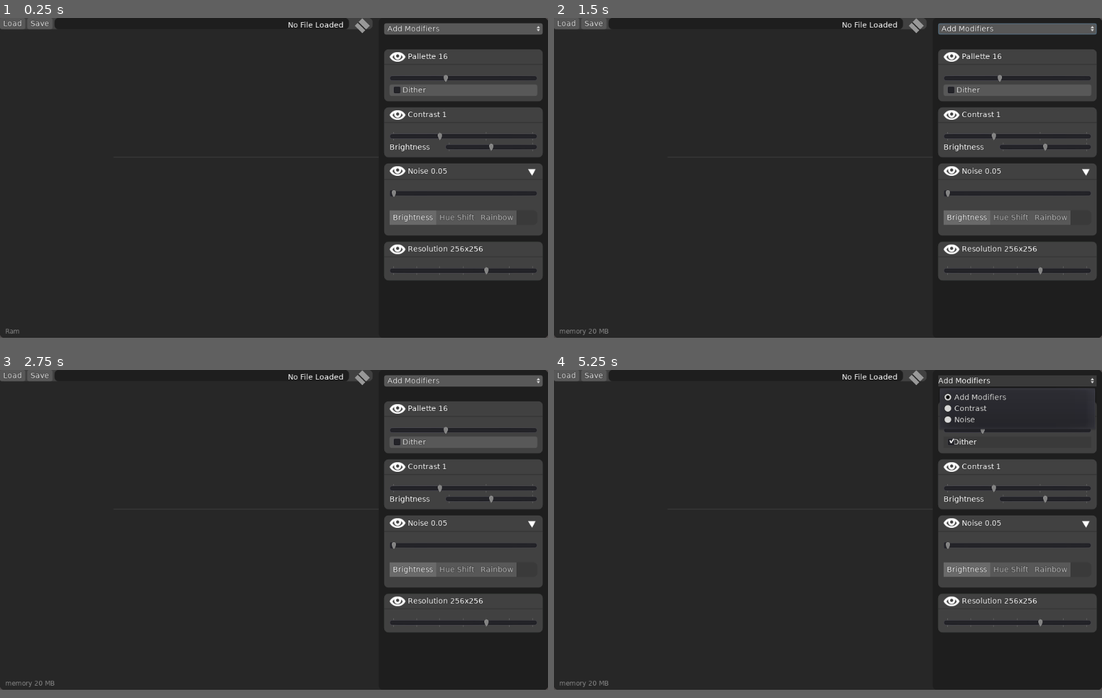
Above: before the commit, frames 1-4 (two rows, left to right).
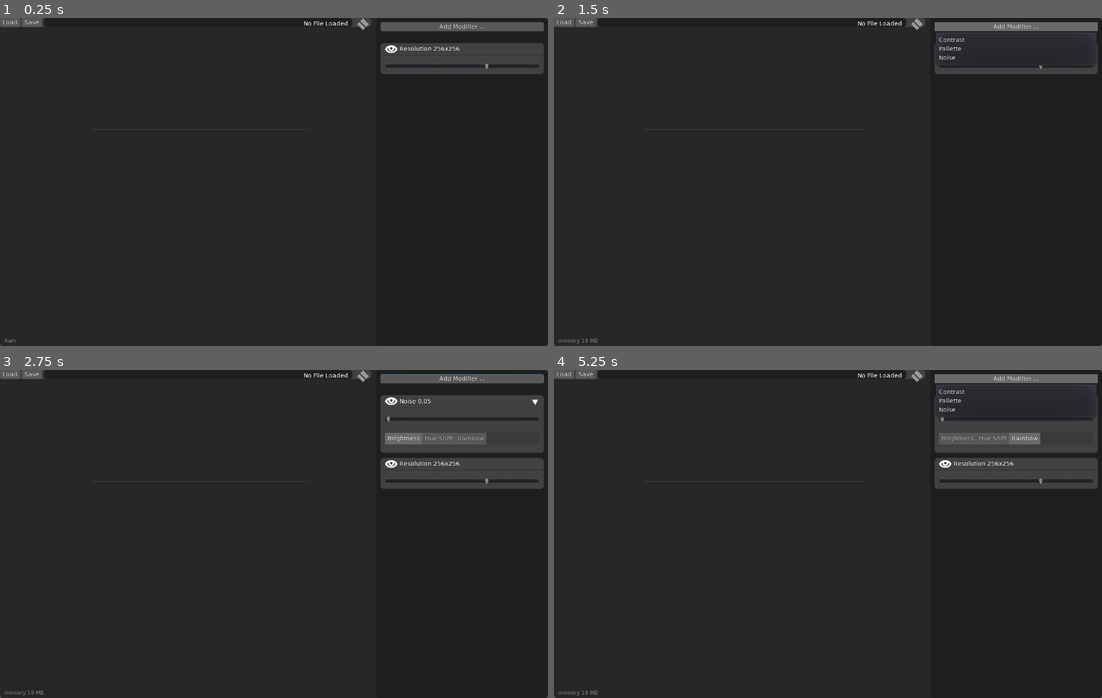
Above: after the commit, the same moments.

Repository: jackaperkins/texrex
Game: Godot game, scene res://main.tscn
The game is run twice, just before and just after one commit, with the same random seed, the same clock (stepped at 60 frames per second) and the same inputs.
Inputs (mouse positions are in pixels of both pictures, inside the frame that each line leads up to):
- Up to frame 1 (0.25 s): no input
- Up to frame 2 (1.5 s): click (1019, 27) at 0.5 s, where only the run before the commit has a clickable "Add Modifiers"; click (1014, 27) at 1.25 s, where only the run after the commit has a clickable "Add Modifier ..."
- Up to frame 3 (2.75 s): click (465, 409) at 2.02 s
- Up to frame 4 (5.25 s): click (954, 409) at 2.77 s; click (954, 409) at 3.52 s; click (1019, 442) at 4.25 s, where only the run before the commit has a clickable "Dither"; click (1019, 379) at 5 s, where only the run before the commit has a clickable "Add Modifiers"
In our replay, the window is 800x468 before the commit and 800x480 after it. These sizes can differ from the game's own. Grey fills any space a smaller window leaves; there, only what the larger window draws over its background counts as a difference.

The runs differ from the first frame. In frame 1, 17% of the frame differs, in the area x 0-100%, y 0-100%; in frame 2, 17%; in frame 3, 14%; in frame 4, 14%.

Commit message:
allow adding modifiers!! make off-by-one reordering bug slightly worse

Diff:
--- a/texrex/main.gd
+++ b/texrex/main.gd
@@ -12,6 +12,8 @@
 onready var drop_visualizer = $main_split/Panel/DropVisualizer
 onready var renderIndicator:Panel = $"main_split/main area/VBoxContainer/Menubar/HBoxContainer/Container/RenderIndicator"
 onready var bottom_info = $"main_split/main area/VBoxContainer/BottomBar/BottomInfo"
+onready var modifier_box = $main_split/Panel/VBoxContainer/AddModifiers
+
 var texture = ImageTexture.new() # texture version that can be shown inside a sprite
 
 
@@ -36,10 +38,12 @@
 	drop_visualizer.visible = false
 	for child in modifiers_container.get_children():
 		child.queue_free()
-	add_modifier(modifier_pallette)
-	add_modifier(modifier_constrast)
-	add_modifier(modifier_noise)
-	add_modifier(modifier_resolution)
+
+	modifier_box.connect("add_modifier", self, "prepend_modifier")
+	prepend_modifier(modifier_resolution)
+#	prepend_modifier(modifier_pallette)
+#	prepend_modifier(modifier_constrast)
+#	prepend_modifier(modifier_noise)
 
 
 func modifier_order_updated():
@@ -52,16 +56,18 @@
 	modifiers[modifiers.size()-1].needs_processing = true
 	_on_modifier_updated()
 
-func add_modifier(scene):
+
+func prepend_modifier(scene:PackedScene):
 	var mod = scene.instance()
 	modifiers_container.add_child(mod)
-
+	modifiers_container.move_child(mod, 0)
+#	print(modifiers_container.get_child_count())
 	# we use find_modifier to grab the actual modifier node
 	# as the child class scenes will wrap it in another node
 	var modifier:Modifier = find_modifier(mod)
 	modifier.connect("updated", self, "_on_modifier_updated")
 	modifier.modifier_parent = self #this is bad? should we use signals? (yes)
-	modifiers.append(modifier)
+	modifiers.push_front(modifier)
 
 func start_drag(node):
 	drop_visualizer.visible = true
@@ -70,7 +76,7 @@
 
 func end_drag():
 	if modifiers_container.get_child(potential_index) != dragging_node:
-		modifiers_container.move_child(dragging_node, potential_index)
+		modifiers_container.move_child(dragging_node, max(0,potential_index-1))
 		modifier_order_updated()
 	dragging_node = null
 	drop_visualizer.visible = false
@@ -88,7 +94,6 @@
 		var modifier = modifiers[i]
 		if updating or modifier.needs_processing:
 			updating = true  # once we hit a modifier that did update, everyone must
-			print('processing modifier node: ' + modifier.name)
 
 			# get the previous image data in the stack, or original if we're at end
 			var image = Image.new()
--- a/texrex/main.tscn
+++ b/texrex/main.tscn
@@ -1,8 +1,9 @@
-[gd_scene load_steps=9 format=2]
+[gd_scene load_steps=10 format=2]
 
 [ext_resource path="res://main.gd" type="Script" id=1]
 [ext_resource path="res://modifiers/contrast/modifier_contrast.tscn" type="PackedScene" id=2]
 [ext_resource path="res://fonts/font_vera_hint.tres" type="DynamicFont" id=3]
+[ext_resource path="res://ui/AddModifiers.tscn" type="PackedScene" id=4]
 [ext_resource path="res://theme/main_theme.tres" type="Theme" id=6]
 [ext_resource path="res://theme/panel_styleboxflat_dark.tres" type="StyleBox" id=7]
 
@@ -72,8 +73,8 @@
 }
 
 [node name="main area" type="Control" parent="main_split"]
-margin_right = 696.0
-margin_bottom = 600.0
+margin_right = 867.0
+margin_bottom = 768.0
 rect_min_size = Vector2( 149.689, 0 )
 size_flags_horizontal = 3
 size_flags_stretch_ratio = 2.0
@@ -86,11 +87,11 @@
 }
 
 [node name="Menubar" type="PanelContainer" parent="main_split/main area/VBoxContainer"]
-margin_right = 696.0
+margin_right = 867.0
 margin_bottom = 21.0
 
 [node name="HBoxContainer" type="HBoxContainer" parent="main_split/main area/VBoxContainer/Menubar"]
-margin_right = 696.0
+margin_right = 867.0
 margin_bottom = 21.0
 __meta__ = {
 "_edit_use_anchors_": false
@@ -115,7 +116,7 @@
 
 [node name="PanelContainer" type="Panel" parent="main_split/main area/VBoxContainer/Menubar/HBoxContainer"]
 margin_left = 102.0
-margin_right = 652.0
+margin_right = 823.0
 margin_bottom = 21.0
 size_flags_horizontal = 3
 custom_styles/panel = ExtResource( 7 )
@@ -135,8 +136,8 @@
 }
 
 [node name="Container" type="Control" parent="main_split/main area/VBoxContainer/Menubar/HBoxContainer"]
-margin_left = 656.0
-margin_right = 696.0
+margin_left = 827.0
+margin_right = 867.0
 margin_bottom = 21.0
 rect_min_size = Vector2( 40, 0 )
 
@@ -164,9 +165,9 @@
 }
 
 [node name="BottomBar" type="Control" parent="main_split/main area/VBoxContainer"]
-margin_top = 580.0
-margin_right = 696.0
-margin_bottom = 600.0
+margin_top = 748.0
+margin_right = 867.0
+margin_bottom = 768.0
 rect_min_size = Vector2( 0, 20 )
 size_flags_vertical = 10
 
@@ -182,9 +183,9 @@
 }
 
 [node name="Panel" type="Panel" parent="main_split"]
-margin_left = 708.0
-margin_right = 1024.0
-margin_bottom = 600.0
+margin_left = 879.0
+margin_right = 1280.0
+margin_bottom = 768.0
 rect_min_size = Vector2( 100, 0 )
 size_flags_horizontal = 3
 custom_styles/panel = ExtResource( 7 )
@@ -203,26 +204,18 @@
 "_edit_use_anchors_": false
 }
 
-[node name="OptionButton" type="OptionButton" parent="main_split/Panel/VBoxContainer"]
-margin_right = 296.0
-margin_bottom = 21.0
-text = "Add Modifiers"
-items = [ "Add Modifiers", null, false, 0, null, "Contrast", null, false, 1, null, "Noise", null, false, 2, null ]
-selected = 0
-__meta__ = {
-"_edit_use_anchors_": false
-}
+[node name="AddModifiers" parent="main_split/Panel/VBoxContainer" instance=ExtResource( 4 )]
 
 [node name="VSeparator" type="HSeparator" parent="main_split/Panel/VBoxContainer"]
 modulate = Color( 1, 1, 1, 0 )
 margin_top = 25.0
-margin_right = 296.0
+margin_right = 381.0
 margin_bottom = 45.0
 custom_constants/separation = 20
 
 [node name="modifiers_container" type="VBoxContainer" parent="main_split/Panel/VBoxContainer"]
 margin_top = 49.0
-margin_right = 296.0
+margin_right = 381.0
 margin_bottom = 158.0
 custom_constants/separation = 12
 __meta__ = {
@@ -231,7 +224,7 @@
 
 [node name="Modifier Contrast" parent="main_split/Panel/VBoxContainer/modifiers_container" instance=ExtResource( 2 )]
 anchor_right = 0.0
-margin_right = 296.0
+margin_right = 381.0
 margin_bottom = 109.0
 
 [node name="DropVisualizer" type="Panel" parent="main_split/Panel"]
--- a/texrex/modifiers/modifier.gd
+++ b/texrex/modifiers/modifier.gd
@@ -53,7 +53,6 @@
 	$Main/MarginContainer3.visible = button_pressed
 
 func _on_skip_toggled(button_pressed):
-	print('skip toggled ' + String(button_pressed))
 	skip = button_pressed
 	needs_processing = true
 	emit_signal('updated')
@@ -89,14 +88,10 @@
 			result_image.copy_from(image_data)
 			break
 		image_data.unlock()
-		print('viewport yield.. waiting a frame')
 		yield(get_tree(), "idle_frame")
-
-
 
 func _on_MoveHandle_button_down():
 	modifier_parent.start_drag(get_parent()) #get parent here is hacky + assumes we're wrapped.. okay iguess
 
-
 func _on_MoveHandle_button_up():
 	modifier_parent.end_drag()
--- a/texrex/modifiers/modifier_base.tscn
+++ b/texrex/modifiers/modifier_base.tscn
@@ -20,7 +20,7 @@
 }
 
 [node name="Main" type="VBoxContainer" parent="."]
-margin_right = 1024.0
+margin_right = 1280.0
 margin_bottom = 109.0
 size_flags_vertical = 3
 theme = ExtResource( 6 )
@@ -29,7 +29,7 @@
 }
 
 [node name="MarginContainer" type="MarginContainer" parent="Main"]
-margin_right = 1024.0
+margin_right = 1280.0
 margin_bottom = 37.0
 custom_constants/margin_right = 10
 custom_constants/margin_top = 5
@@ -39,7 +39,7 @@
 [node name="MoveHandle" type="TextureButton" parent="Main/MarginContainer"]
 margin_left = 10.0
 margin_top = 5.0
-margin_right = 1014.0
+margin_right = 1270.0
 margin_bottom = 42.0
 mouse_default_cursor_shape = 13
 keep_pressed_outside = true
@@ -51,7 +51,7 @@
 [node name="Title" type="HBoxContainer" parent="Main/MarginContainer"]
 margin_left = 10.0
 margin_top = 5.0
-margin_right = 1014.0
+margin_right = 1270.0
 margin_bottom = 42.0
 mouse_filter = 2
 size_flags_vertical = 0
@@ -83,14 +83,14 @@
 
 [node name="Control" type="Control" parent="Main/MarginContainer/Title"]
 margin_left = 98.0
-margin_right = 979.0
+margin_right = 1235.0
 margin_bottom = 37.0
 mouse_filter = 2
 size_flags_horizontal = 3
 
 [node name="ShowSecondary" type="TextureButton" parent="Main/MarginContainer/Title"]
-margin_left = 983.0
-margin_right = 1004.0
+margin_left = 1239.0
+margin_right = 1260.0
 margin_bottom = 37.0
 mouse_default_cursor_shape = 2
 size_flags_horizontal = 8
@@ -102,13 +102,13 @@
 
 [node name="VSeparator" type="HSeparator" parent="Main"]
 margin_top = 41.0
-margin_right = 1024.0
+margin_right = 1280.0
 margin_bottom = 51.0
 custom_constants/separation = 10
 
 [node name="MarginContainer2" type="MarginContainer" parent="Main"]
 margin_top = 55.0
-margin_right = 1024.0
+margin_right = 1280.0
 margin_bottom = 75.0
 custom_constants/margin_right = 10
 custom_constants/margin_top = 10
@@ -118,12 +118,12 @@
 [node name="Primary" type="VBoxContainer" parent="Main/MarginContainer2"]
 margin_left = 10.0
 margin_top = 10.0
-margin_right = 1014.0
+margin_right = 1270.0
 margin_bottom = 10.0
 
 [node name="MarginContainer3" type="MarginContainer" parent="Main"]
 margin_top = 79.0
-margin_right = 1024.0
+margin_right = 1280.0
 margin_bottom = 109.0
 custom_constants/margin_right = 10
 custom_constants/margin_top = 10
@@ -134,12 +134,12 @@
 self_modulate = Color( 0.882353, 0.882353, 0.882353, 1 )
 margin_left = 10.0
 margin_top = 10.0
-margin_right = 1014.0
+margin_right = 1270.0
 margin_bottom = 10.0
 theme = ExtResource( 6 )
 
 [node name="VBox" type="VBoxContainer" parent="Main/MarginContainer3/Secondary"]
-margin_right = 1004.0
+margin_right = 1260.0
 
 [connection signal="button_down" from="Main/MarginContainer/MoveHandle" to="." method="_on_MoveHandle_button_down"]
 [connection signal="button_up" from="Main/MarginContainer/MoveHandle" to="." method="_on_MoveHandle_button_up"]
--- a/texrex/project.godot
+++ b/texrex/project.godot
@@ -26,6 +26,11 @@
 boot_splash/use_filter=false
 config/icon="res://icons/texrex_icon_4xscaled.png"
 
+[display]
+
+window/size/width=1280
+window/size/height=768
+
 [input]
 
 middle_mouse={
--- /dev/null
+++ b/texrex/ui/AddModifiers.tscn
@@ -0,0 +1,17 @@
+[gd_scene load_steps=2 format=2]
+
+[ext_resource path="res://ui/AddModifiersPopup.gd" type="Script" id=1]
+
+[node name="AddModifiers" type="Button"]
+margin_right = 381.0
+margin_bottom = 21.0
+text = "Add Modifier ..."
+script = ExtResource( 1 )
+
+[node name="PopupMenu" type="PopupMenu" parent="."]
+margin_top = 25.0
+margin_right = 381.0
+margin_bottom = 104.0
+
+[connection signal="button_down" from="." to="." method="_on_AddModifiers_button_down"]
+[connection signal="index_pressed" from="PopupMenu" to="." method="_on_PopupMenu_index_pressed"]
--- /dev/null
+++ b/texrex/ui/AddModifiersPopup.gd
@@ -0,0 +1,30 @@
+extends Button
+
+signal add_modifier(modifier)
+
+onready var modifiers = [
+	{'Contrast': load('res://modifiers/contrast/modifier_contrast.tscn')},
+	{'Pallette': load('res://modifiers/pallette/modifier_pallette.tscn')},
+	{'Noise': load('res://modifiers/noise/modifier_noise.tscn')},
+]
+
+
+# Called when the node enters the scene tree for the first time.
+func _ready():
+	for pair in modifiers:
+		$PopupMenu.add_item(pair.keys()[0])
+
+
+
+# Called every frame. 'delta' is the elapsed time since the previous frame.
+#func _process(delta):
+#	pass
+
+
+func _on_AddModifiers_button_down():
+	var pos = Rect2(get_global_rect().position.x, get_global_rect().position.y+rect_size.y, rect_size.x,20)
+	$PopupMenu.popup(pos)
+
+
+func _on_PopupMenu_index_pressed(index):
+	emit_signal('add_modifier', modifiers[index].values()[0])
